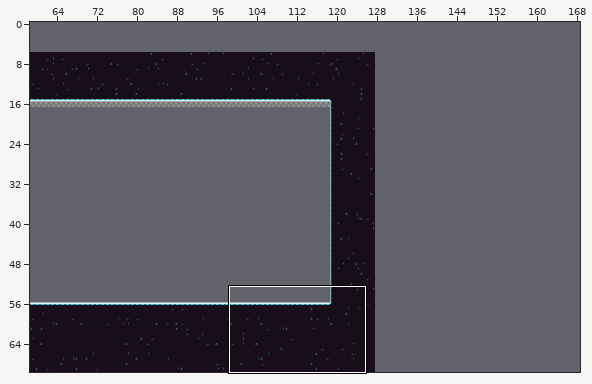
Tiled map: Assets/_Tilemap/Winter/WinterBoss_1/WinterBoss_1.tmx. The picture above shows the old version from afar; the outline marks the close-up.
Close-up. Before the edit:
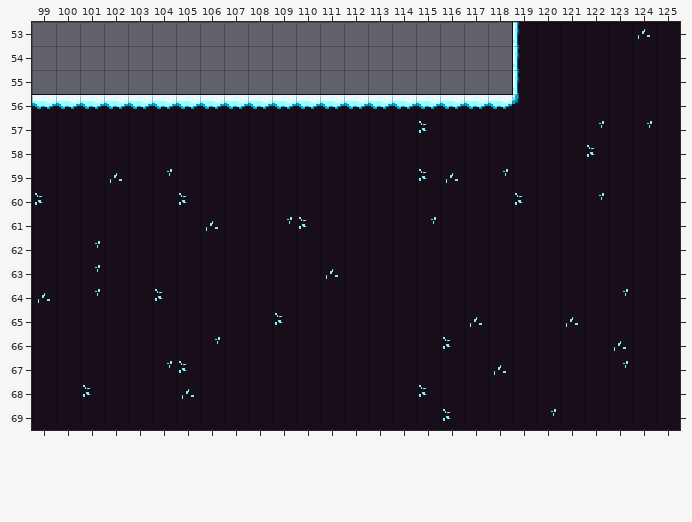
Cells are 16x16 px. Shown: x 99..125, y 53..69. The commit also changed other parts of the map, which this record leaves out. The old version is drawn lined up with the new one.
And afterwards:
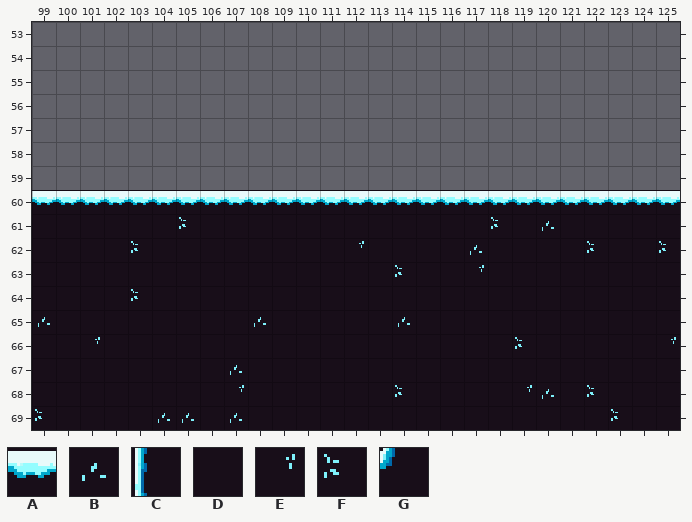
Key: from "Winter": A 1, B 13, C 16, D 17, E 29, F 45, G 81.
_ is an empty cell.
Tiles replaced or removed in this view: A, B, C, D, E, F, G.
Diff:
Changed rows in their new state; . is an unchanged cell.
map size 128x64 -> 200x70 cells (old content now starts at 0,6; both pictures use the new coordinates)
Layer "prototype":
first column x 99:
53 ...................._______
54 ...................._______
55 ...................._______
56 ___________________________
57 ___________________________
58 ___________________________
59 ___________________________
Layer "groundPrototype":
first column x 99:
53 ...................._______
54 ...................._______
55 ...................._______
56 ___________________________
57 ___________________________
58 ___________________________
59 ___________________________
Layer "Map":
first column x 99:
53 ...................._______
54 ...................._______
55 ...................._______
56 ___________________________
57 ___________________________
58 ___________________________
59 ___________________________
60 AAAAAAAAAAAAAAAAAAAAAAAAAAA
Layer "Decorated":
first column x 124:
53 _
first column x 99:
57 ................_......_._.
58 ......................._...
59 ..._._..........__._.......
60 _....._............._.._...
61 ......F_..__...._..F.B.....
62 .._.F........E....B....F..F
63 .._........._..F..E........
64 _._.F_.................._..
65 B........B_....B.._..._....
66 ..E...._........._..F..._.E
67 .....__.B.........._...._..
68 .._..._.E......F_...EB.F...
69 F....BB.B........_..._..F..
Where, in picture pixels (left, top, right, bottom), the same in both close-ups:
changed: (32, 22, 680, 423)
